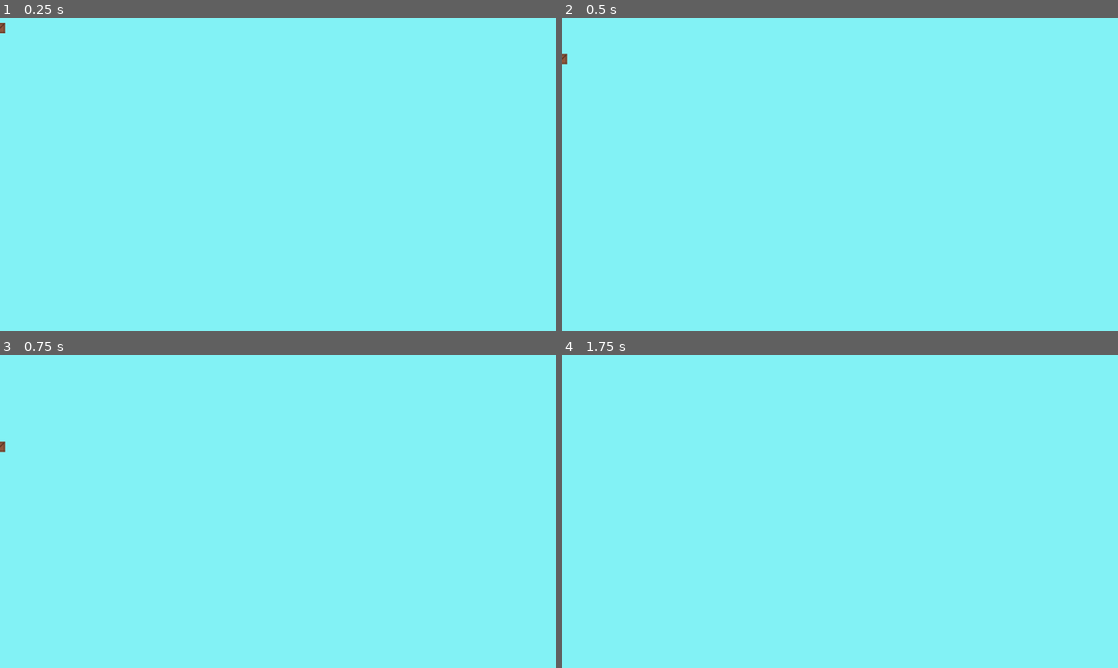
Above: before the commit, frames 1-4 (two rows, left to right).
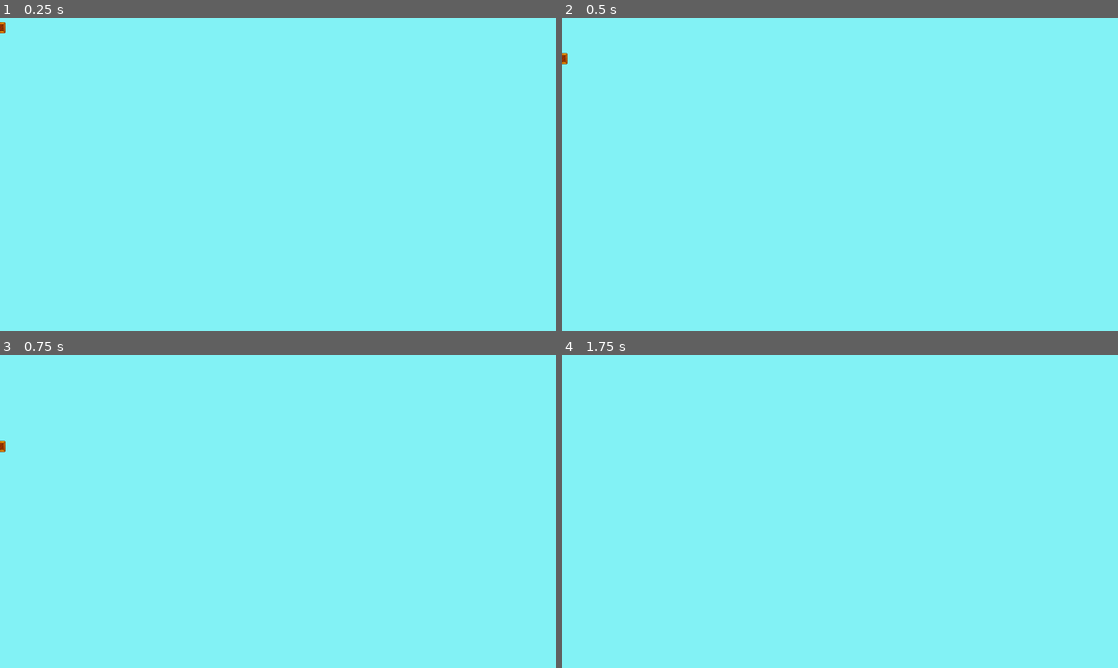
Above: after the commit, the same moments.

Repository: grenmester/from-the-dead
Game: Godot game, scene res://Scenes/Objects/Crate.tscn
Same seed, same stepped clock (60 frames per second), same inputs: the game is played once before the commit and once after it. This scene is started directly instead of the project's main scene.
Inputs (mouse positions are in pixels of both pictures, inside the frame that each line leads up to):
- Up to frame 1 (0.25 s): no input
- Up to frame 2 (0.5 s): no input
- Up to frame 3 (0.75 s): move the mouse to (400, 495) at 0.52 s; hold Right (ui_right) from 0.53 s (still down); hold U from 0.53 s (still down); click (400, 495) at 0.67 s
- Up to frame 4 (1.75 s): keep holding Right (ui_right); tap Space (ui_select) at 0.77, 1.52 s; tap Enter at 1.25 s; move the mouse to (728, 527) at 1.27 s; release U at 1.28 s; tap I at 1.35 s

The runs differ from the first frame. In frame 1, less than 0.1% of the frame differs, in the area x 0-1%, y 1-5%; in frame 2, less than 0.1%, in the area x 0-1%, y 11-15%; in frame 3, less than 0.1%; in frame 4, nothing differs.

Commit message:
fix: change sprite of crate and resize collision

Diff:
--- a/Scenes/Objects/Crate.tscn
+++ b/Scenes/Objects/Crate.tscn
@@ -1,33 +1,34 @@
 [gd_scene load_steps=5 format=3 uid="uid://dh3mvfxlhqiid"]
 
 [ext_resource type="Script" uid="uid://378ak2gipdhi" path="res://Scripts/Crate.gd" id="1_i7iub"]
-[ext_resource type="Texture2D" uid="uid://d330hf3jm3g60" path="res://Assets/TempCrate.png" id="2_i7iub"]
+[ext_resource type="Texture2D" uid="uid://clk6u2nwcg58s" path="res://Assets/sprites.png" id="2_i7iub"]
 
 [sub_resource type="CapsuleShape2D" id="CapsuleShape2D_i7iub"]
-radius = 15.0
+radius = 16.0
+height = 32.0
 
 [sub_resource type="RectangleShape2D" id="RectangleShape2D_365xj"]
-size = Vector2(32, 24)
+size = Vector2(34, 14)
 
-[node name="Crate" type="RigidBody2D" groups=["button_pushers"]]
+[node name="Crate" type="RigidBody2D" groups=["button_pushers", "crate_platform"]]
 collision_layer = 4
 collision_mask = 5
 can_sleep = false
 lock_rotation = true
 script = ExtResource("1_i7iub")
-metadata/_edit_group_ = true
 
 [node name="Sprite2D" type="Sprite2D" parent="."]
 texture = ExtResource("2_i7iub")
+region_enabled = true
+region_rect = Rect2(192, 32, 32, 32)
 
 [node name="CollisionShape2D" type="CollisionShape2D" parent="."]
-position = Vector2(0, 1)
 shape = SubResource("CapsuleShape2D_i7iub")
 
 [node name="Area2D" type="Area2D" parent="." groups=["Wall"]]
 
 [node name="CollisionShape2D" type="CollisionShape2D" parent="Area2D"]
-position = Vector2(0, -1)
+position = Vector2(0, -5)
 shape = SubResource("RectangleShape2D_365xj")
 
 [connection signal="body_entered" from="Area2D" to="." method="_on_area_2d_body_entered"]
--- a/Scenes/Player.tscn
+++ b/Scenes/Player.tscn
@@ -203,6 +203,9 @@
 
 [sub_resource type="RectangleShape2D" id="RectangleShape2D_dewec"]
 size = Vector2(28, 28)
+
+[sub_resource type="RectangleShape2D" id="RectangleShape2D_kyqiw"]
+size = Vector2(26, 22)
 
 [node name="Player" type="CharacterBody2D" groups=["button_pushers", "player"]]
 collision_layer = 3
@@ -222,9 +225,19 @@
 shape = SubResource("RectangleShape2D_dewec")
 
 [node name="Marker2D" type="Marker2D" parent="."]
+
+[node name="Box Collision Underfoot" type="Area2D" parent="."]
+collision_layer = 0
+collision_mask = 0
+
+[node name="CollisionShape2D" type="CollisionShape2D" parent="Box Collision Underfoot"]
+position = Vector2(0, 11)
+shape = SubResource("RectangleShape2D_kyqiw")
 
 [connection signal="animation_finished" from="AnimatedSprite2D" to="." method="_on_animated_sprite_2d_animation_finished"]
 [connection signal="frame_changed" from="AnimatedSprite2D" to="." method="_on_animated_sprite_2d_frame_changed"]
 [connection signal="area_entered" from="Area2D" to="." method="_on_area_2d_area_entered"]
 [connection signal="body_entered" from="Area2D" to="." method="_on_area_2d_body_entered"]
 [connection signal="body_exited" from="Area2D" to="." method="_on_area_2d_body_exited"]
+[connection signal="body_entered" from="Box Collision Underfoot" to="." method="_on_box_collision_underfoot_body_entered"]
+[connection signal="body_exited" from="Box Collision Underfoot" to="." method="_on_box_collision_underfoot_body_exited"]
--- a/Scripts/Player.gd
+++ b/Scripts/Player.gd
@@ -155,3 +155,13 @@
 func respawn():
 	global_position = spawnpoint.global_position
 	change_shell(Enums.ShellType.NONE)
+
+
+func _on_box_collision_underfoot_body_entered(body: Node2D) -> void:
+	if body.is_in_group("crate_platform"):
+		body.set_collision_layer_value(2, true)
+
+
+func _on_box_collision_underfoot_body_exited(body: Node2D) -> void:
+	if body.is_in_group("crate_platform"):
+		body.set_collision_layer_value(2, false)
Not shown: 1 places in Scenes/Player.tscn that only renumber resources
